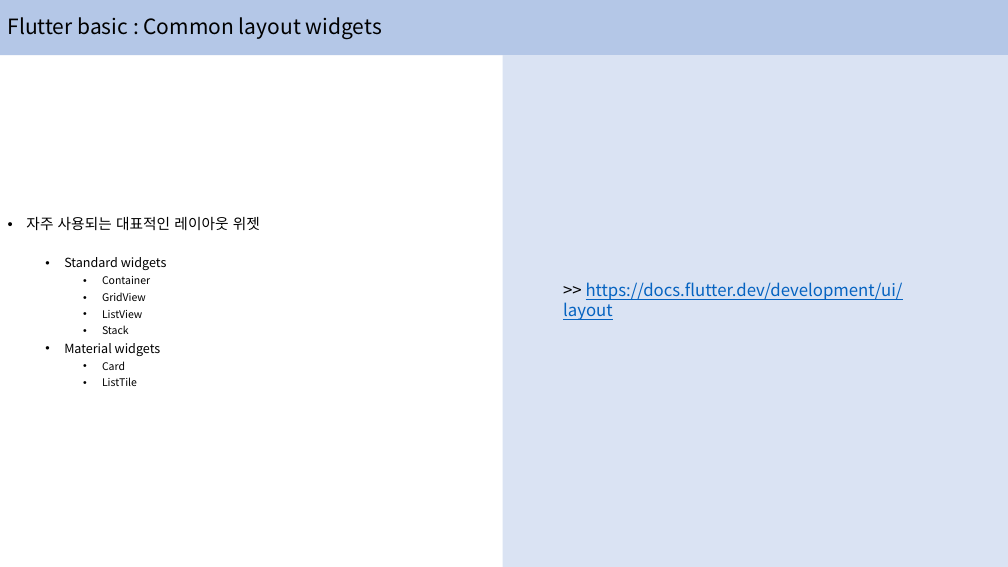
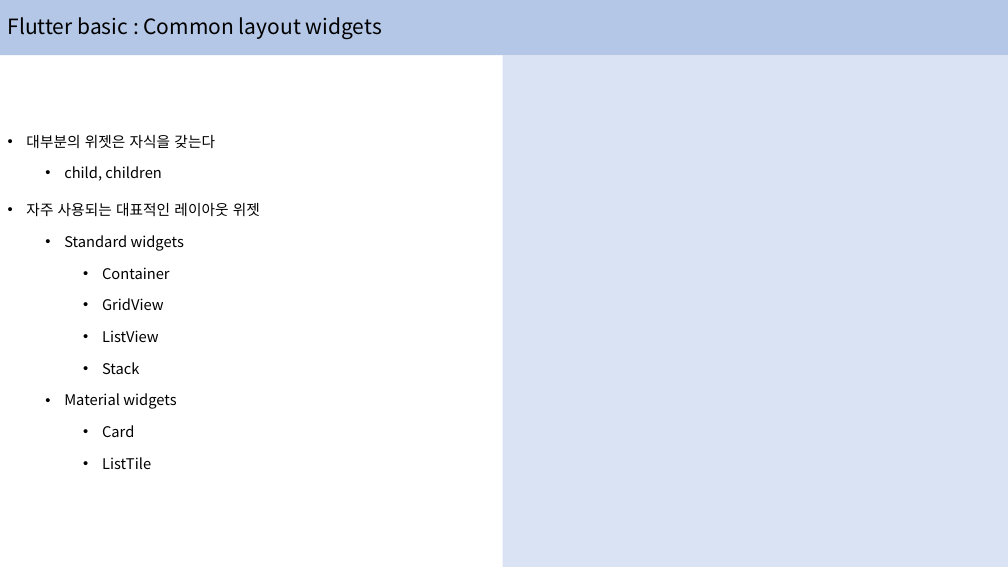
Before and after one commit to hongjaikim/lecture, a slide deck: slide 19 of flutter/Google_Flutter_-2.pptx (slide 20 before the commit). Drawn at 1008x567 pixels with LibreOffice and Linux fonts; fonts in the diff are those of the drawing. Boxes give left, top, right and bottom in pixels: in the first picture for what was removed or moved away, otherwise in the second. Text is boxed around its words. In the diff, an @@ line names an element or a change of style, - is before the commit and + after.

```diff
--- a/flutter/Google_Flutter_-2.pptx
+++ b/flutter/Google_Flutter_-2.pptx
@@ text at bbox=[26, 135, 215, 181]: paragraphs added @@
+• 대부분의 위젯은 자식을 갖는다
+  • child, children
@@ text at bbox=[26, 203, 260, 469]: size 12 to 14 pt in "Standard widgets", "Material widgets"; size 10 to 14 pt in "Container", "GridView", "ListView", "Stack" and 2 more places; line spacing 0.9 to 1.5 @@
@@ text removed at bbox=[563, 282, 903, 320] @@
->> https://docs.flutter.dev/development/ui/layout
```
Also in this commit, not shown: 25 other slides changed, 6 slides added, 3 other files.
